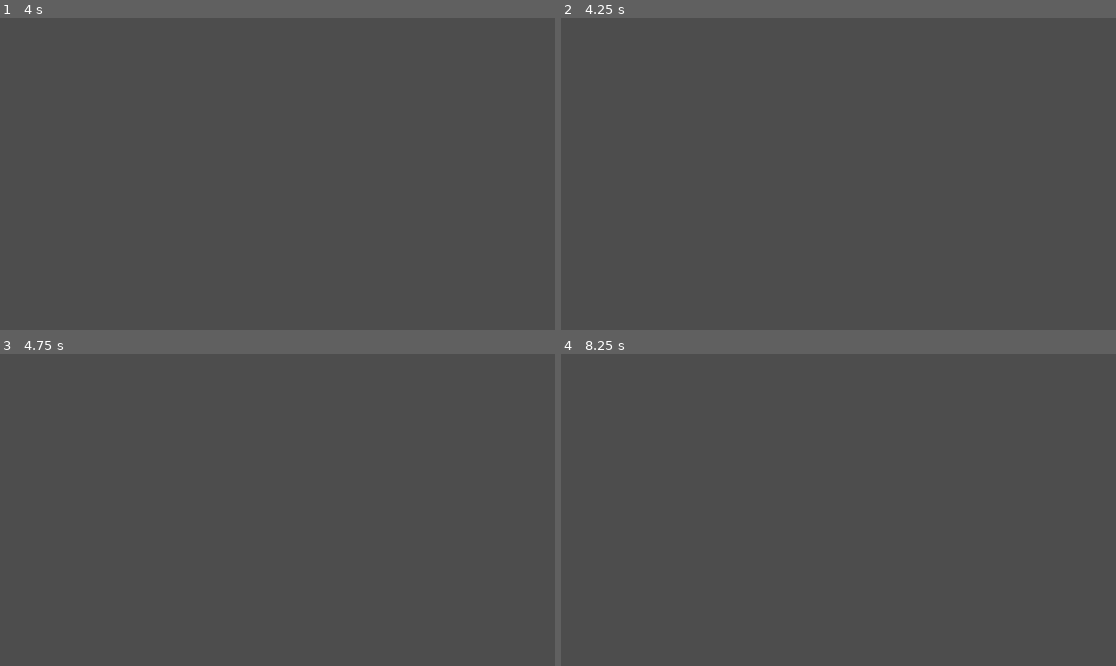
Above: before the commit, frames 1-4 (two rows, left to right).
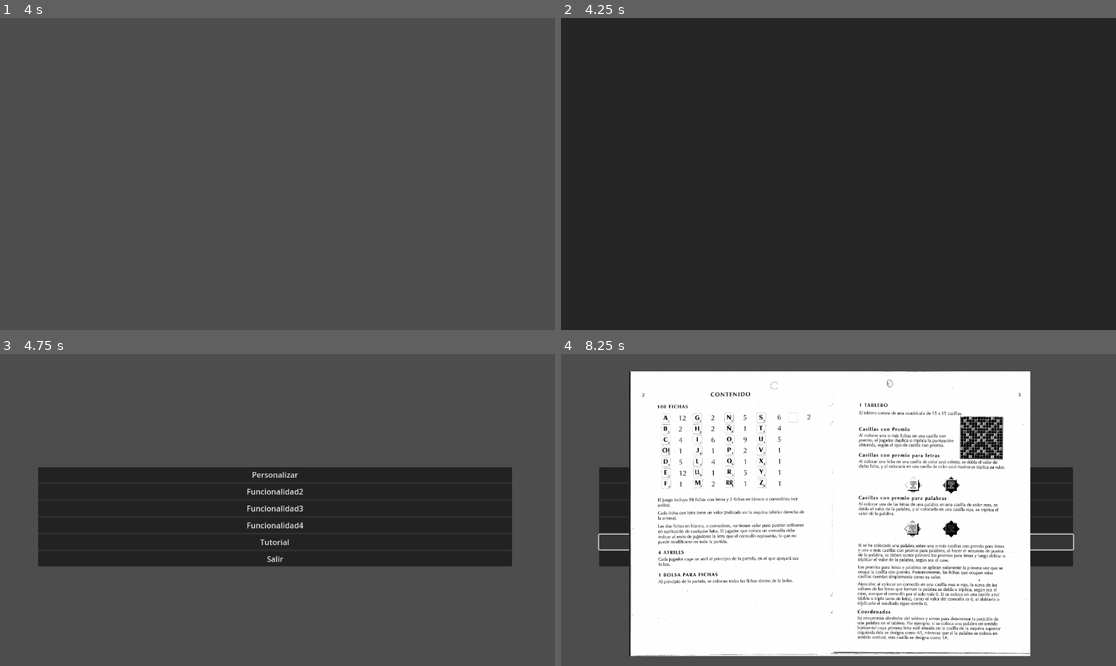
Above: after the commit, the same moments.

Repository: UCM-FDI-DISIA/proyectois1-chat-madres
Game: Godot game, scene res://Opciones/Tutorial/Tutorial.tscn
Same seed, same stepped clock (60 frames per second), same inputs: the game is played once before the commit and once after it.
Inputs (mouse positions are in pixels of both pictures, inside the frame that each line leads up to):
- Up to frame 1 (4 s): tap Enter at 0.5, 0.6, 1.35, 2, 2.1, 2.85, 3.5, 3.6 s; hold Right 0.53-1.28 s; click (277, 174) at 0.67 s; tap Space at 0.77, 1.25, 1.52, 2.75, 3.02, 3.77 s; move the mouse to (166, 189) at 1.27 s; hold Left 1.28-2.03 s; click (166, 189) at 1.42 s; move the mouse to (333, 105) at 2.02 s; hold Right 2.03-3.53 s; click (333, 105) at 2.17 s; move the mouse to (249, 236) at 2.77 s; click (249, 236) at 2.92 s; move the mouse to (444, 220) at 3.52 s; hold Left from 3.53 s (still down); click (444, 220) at 3.67 s
- Up to frame 2 (4.25 s): keep holding Left
- Up to frame 3 (4.75 s): keep holding Left; move the mouse to (111, 463) at 4.27 s; tap Enter at 4.35 s; click (111, 463) at 4.42 s; tap Space at 4.52 s
- Up to frame 4 (8.25 s): release Left at 5 s; click (838, 475) at 5 s, where only the run after the commit has a clickable "Personalizar"; click (838, 491) at 5.75 s, where only the run after the commit has a clickable "Funcionalidad2"; click (838, 506) at 6.5 s, where only the run after the commit has a clickable "Funcionalidad3"; click (838, 525) at 7.25 s, where only the run after the commit has a clickable "Funcionalidad4"; click (838, 541) at 8 s, where only the run after the commit has a clickable "Tutorial"

Frame 1 is identical in both runs. In frame 2, 100% of the frame differs, in the area x 0-100%, y 0-100%; in frame 3, 27%; in frame 4, 69%.

Commit message:
Terminado: integrado la opción de tutorial en las instrucciones

Diff:
--- a/scrabble-definitivo/Opciones/Tutorial/tutorial.gd
+++ b/scrabble-definitivo/Opciones/Tutorial/tutorial.gd
@@ -1,40 +1,70 @@
 extends Control
 
-@export var fade_time: float = 0.3  # segundos del fundido
+@export var fade_time: float = 0.5
 
 func _ready() -> void:
-	mouse_filter = Control.MOUSE_FILTER_STOP  # captura clics sobre el Control
+	mouse_filter = Control.MOUSE_FILTER_STOP  # bloquea clics al menú mientras esté el tutorial
 
 func _gui_input(event: InputEvent) -> void:
 	if event is InputEventMouseButton and event.pressed and event.button_index == MOUSE_BUTTON_LEFT:
 		_eliminar_capa_superior()
 
 func _eliminar_capa_superior() -> void:
-	var hijos: Array = get_children()
-	if hijos.is_empty():
+	var visibles := _contar_sprites_visibles()
+	if visibles <= 0:
+		_cerrar_tutorial()
+		return
+	elif visibles == 1:
+		# 🔹 si solo queda una imagen, la eliminamos y cerramos automáticamente
+		var sprite := _get_sprite_superior()
+		if sprite:
+			var t := create_tween()
+			t.tween_property(sprite, "modulate:a", 0.0, fade_time * 0.6).set_trans(Tween.TRANS_SINE).set_ease(Tween.EASE_IN_OUT)
+			t.tween_callback(func():
+				if is_instance_valid(sprite):
+					sprite.queue_free()
+				_cerrar_tutorial()
+			)
 		return
 
-	var sprite: Sprite2D = null
-	for i in range(hijos.size() - 1, -1, -1):
-		var n: Node = hijos[i]
-		if n is Sprite2D and (n as Sprite2D).visible:
-			sprite = n as Sprite2D
-			break
-
+	# 🔹 caso normal: hay más de una capa
+	var sprite := _get_sprite_superior()
 	if sprite == null:
+		_cerrar_tutorial()
 		return
 
-	var t: Tween = create_tween()
-	t.tween_property(sprite, "modulate:a", 0.0, fade_time).set_trans(Tween.TRANS_SINE).set_ease(Tween.EASE_IN_OUT)
+	var t := create_tween()
+	t.tween_property(sprite, "modulate:a", 0.0, fade_time * 0.6).set_trans(Tween.TRANS_SINE).set_ease(Tween.EASE_IN_OUT)
 	t.tween_callback(func():
-		sprite.queue_free()
-		# opcional: si ya no quedan sprites visibles, ocultar el contenedor
-		if not _hay_sprites_visibles():
-			hide()
+		if is_instance_valid(sprite):
+			sprite.queue_free()
 	)
 
-func _hay_sprites_visibles() -> bool:
+func _get_sprite_superior() -> Sprite2D:
+	var hijos := get_children()
+	for i in range(hijos.size() - 1, -1, -1):
+		var n := hijos[i]
+		if n is Sprite2D and (n as Sprite2D).visible:
+			return n as Sprite2D
+	return null
+
+func _contar_sprites_visibles() -> int:
+	var c := 0
 	for n in get_children():
 		if n is Sprite2D and (n as Sprite2D).visible:
-			return true
-	return false
+			c += 1
+	return c
+
+func _cerrar_tutorial() -> void:
+	# 🔹 fundido a negro y cambio al menú
+	var fade := ColorRect.new()
+	fade.color = Color(0, 0, 0, 0)
+	fade.mouse_filter = Control.MOUSE_FILTER_IGNORE
+	fade.size = get_viewport_rect().size
+	add_child(fade)
+
+	var t := create_tween()
+	t.tween_property(fade, "color:a", 1.0, fade_time).set_trans(Tween.TRANS_SINE).set_ease(Tween.EASE_IN_OUT)
+	t.tween_callback(func():
+		get_tree().change_scene_to_file("res://Opciones/opciones.tscn")  # ⚠️ pon tu ruta exacta aquí
+	)
--- a/scrabble-definitivo/Opciones/opciones.gd
+++ b/scrabble-definitivo/Opciones/opciones.gd
@@ -6,6 +6,5 @@
 	var t = TUTORIAL_SCENE.instantiate()
 	get_tree().current_scene.add_child(t)
 
-
 func _on_salir_pressed() -> void:
 		get_tree().paused = false
